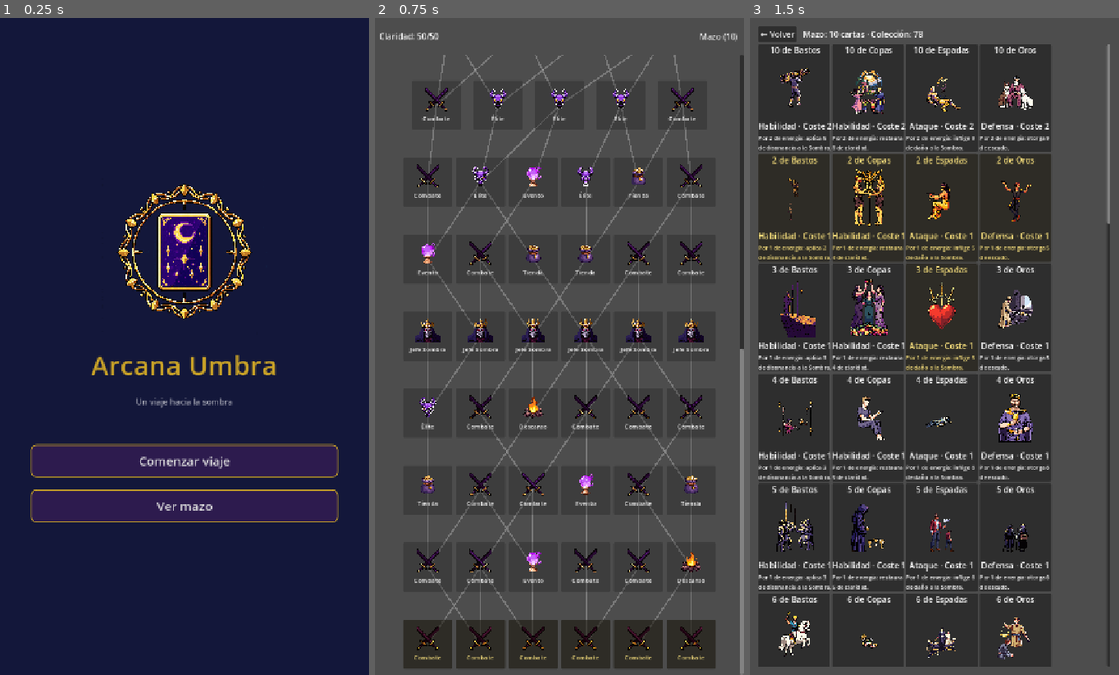
Above: before the commit, frames 1-3 (left to right).
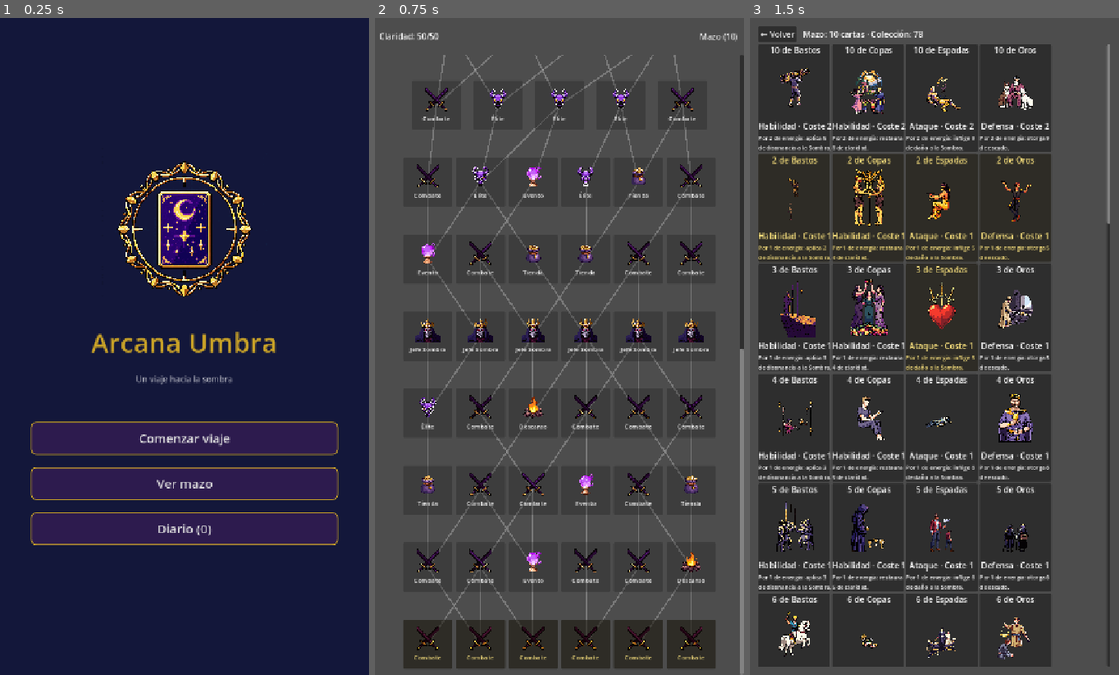
Above: after the commit, the same moments.

Repository: hugolesta/arcana-umbra
Game: Godot game, scene res://scenes/Main.tscn
Same seed, same stepped clock (60 frames per second), same inputs: the game is played once before the commit and once after it.
Inputs:
- Up to frame 1 (0.25 s): no input
- Up to frame 2 (0.75 s): click "Comenzar viaje" at 0.5 s
- Up to frame 3 (1.5 s): click "Mazo (10)" at 1.25 s

The runs differ from the first frame. In frame 1, 18% of the frame differs, in the area x 8-92%, y 21-81%; in frame 2, nothing differs; in frame 3, nothing differs.

Commit message:
Sistema de eventos/journaling: El Espejo del Viajero
- EventScene: en nodos EVENTO se roba una carta del mazo propio (50%
  invertida), se muestra su significado real (derecho/reverso, datos de
  Kabbalah) y una pregunta introspectiva segun su elemento, con escritura
  libre opcional
- Guardar la reflexion da +8 claridad e integra la carta: arranca la
  meta-progresion de cartas_integradas (marcada en el mazo con "Integrada")
- Diario persistente entre runs en user://journal.save (separado del
  guardado del run), visor accesible desde el titulo con boton Diario (N)
- tools/SmokeEvent.tscn: cuarto comando de verificacion (diario,
  persistencia en disco, integracion, claridad) con restauracion del
  estado previo
- CLAUDE.md documenta el sistema y saca eventos/journaling del fuera de
  alcance; la tienda queda como unico placeholder

Co-Authored-By: Claude Fable 5 <noreply@anthropic.com>

Diff:
--- /dev/null
+++ b/scenes/EventScene.tscn
@@ -0,0 +1,10 @@
+[gd_scene load_steps=2 format=3]
+
+[ext_resource type="Script" path="res://scripts/ui/event_scene.gd" id="1_event"]
+
+[node name="EventScene" type="Control"]
+layout_mode = 3
+anchors_preset = 15
+anchor_right = 1.0
+anchor_bottom = 1.0
+script = ExtResource("1_event")
--- /dev/null
+++ b/scenes/JournalScene.tscn
@@ -0,0 +1,10 @@
+[gd_scene load_steps=2 format=3]
+
+[ext_resource type="Script" path="res://scripts/ui/journal_scene.gd" id="1_journal"]
+
+[node name="JournalScene" type="Control"]
+layout_mode = 3
+anchors_preset = 15
+anchor_right = 1.0
+anchor_bottom = 1.0
+script = ExtResource("1_journal")
--- a/scripts/autoload/game_state.gd
+++ b/scripts/autoload/game_state.gd
@@ -4,7 +4,9 @@
 ## genera para poder continuar el run si se cierra la app).
 
 const SAVE_PATH := "user://progress.save"
+const JOURNAL_PATH := "user://journal.save"
 const CARDS_DIR := "res://resources/cards"
+const EVENT_CLARIDAD_REWARD := 8
 
 const STARTER_DECK_NAMES: Array[String] = [
 	"As de Espadas", "2 de Espadas", "3 de Espadas",
@@ -24,9 +26,13 @@
 var map_grid: Array = []  # Array de pisos; cada piso es Array[MapNode]
 var current_node_coord: Vector2i = Vector2i(-1, -1)
 
+# Diario del Viajero: persiste entre runs (no se borra al reiniciar el mapa).
+var journal_entries: Array = []
+
 
 func _ready() -> void:
 	_load_all_cards()
+	load_journal()
 	if not load_progress():
 		start_new_run()
 
@@ -64,6 +70,44 @@
 
 func run_completed() -> bool:
 	return current_node_coord.x == map_grid.size() - 1
+
+
+func reflect_on_card(card: CardData, reversed: bool, question: String, text: String) -> void:
+	journal_entries.append({
+		"fecha": Time.get_datetime_string_from_system(),
+		"carta": card.card_name,
+		"invertida": reversed,
+		"piso": current_node_coord.x,
+		"pregunta": question,
+		"texto": text,
+	})
+	save_journal()
+	if not cartas_integradas.has(card.card_name):
+		cartas_integradas.append(card.card_name)
+	player_claridad = mini(player_claridad + EVENT_CLARIDAD_REWARD, player_max_claridad)
+	save_progress()
+
+
+func save_journal() -> void:
+	var file := FileAccess.open(JOURNAL_PATH, FileAccess.WRITE)
+	if file:
+		file.store_string(JSON.stringify({"entradas": journal_entries}))
+
+
+func load_journal() -> bool:
+	journal_entries.clear()
+	if not FileAccess.file_exists(JOURNAL_PATH):
+		return false
+	var file := FileAccess.open(JOURNAL_PATH, FileAccess.READ)
+	if file == null:
+		return false
+	var parsed: Variant = JSON.parse_string(file.get_as_text())
+	if parsed == null or not (parsed is Dictionary):
+		return false
+	for entry in parsed.get("entradas", []):
+		if entry is Dictionary:
+			journal_entries.append(entry)
+	return true
 
 
 func find_card(card_name: String) -> CardData:
--- a/scripts/main.gd
+++ b/scripts/main.gd
@@ -5,6 +5,8 @@
 const MAP_SCENE := "res://scenes/MapScene.tscn"
 const COMBAT_SCENE := "res://scenes/CombatScene.tscn"
 const DECK_SCENE := "res://scenes/DeckBuilderScene.tscn"
+const EVENT_SCENE := "res://scenes/EventScene.tscn"
+const JOURNAL_SCENE := "res://scenes/JournalScene.tscn"
 
 var _current: Node
 
@@ -20,6 +22,12 @@
 		GameState.start_new_run()
 		show_map())
 	title.deck_requested.connect(show_deck_builder.bind(true))
+	title.journal_requested.connect(show_journal)
+
+
+func show_journal() -> void:
+	var journal: Node = _swap_to(JOURNAL_SCENE)
+	journal.back_requested.connect(show_title)
 
 
 func show_map() -> void:
@@ -42,10 +50,20 @@
 				GameState.player_claridad + 15, GameState.player_max_claridad)
 			GameState.mark_visited(node)
 			show_map()
-		MapNode.NodeType.TIENDA, MapNode.NodeType.EVENTO:
-			# Placeholder: tienda y eventos/journaling llegan en la próxima fase.
+		MapNode.NodeType.EVENTO:
+			_start_event(node)
+		MapNode.NodeType.TIENDA:
+			# Placeholder: la tienda llega en una fase posterior.
 			GameState.mark_visited(node)
 			show_map()
+
+
+func _start_event(node: MapNode) -> void:
+	var event: Node = _swap_to(EVENT_SCENE)
+	event.setup(node)
+	event.finished.connect(func():
+		GameState.mark_visited(node)
+		show_map())
 
 
 func _start_combat(node: MapNode) -> void:
--- a/scripts/ui/deck_builder_scene.gd
+++ b/scripts/ui/deck_builder_scene.gd
@@ -53,6 +53,8 @@
 		meta.append("Signo: %s" % card.zodiac_sign)
 	if card.element:
 		meta.append("Elemento: %s" % card.element)
+	if GameState.cartas_integradas.has(card.card_name):
+		meta.append("✦ Integrada")
 	dialog.dialog_text = "%s\n%s\n\n%s\n\nJugadas: %s" % [
 		" · ".join(meta), card.description,
 		card.upright_meaning.left(400) + "…", card.possible_plays]
--- /dev/null
+++ b/scripts/ui/event_scene.gd
@@ -0,0 +1,134 @@
+extends Control
+## Nodo de EVENTO — El Espejo del Viajero: se roba una carta del propio mazo
+## (al derecho o invertida), se muestra su significado real y una pregunta
+## introspectiva según su elemento. El jugador puede escribir en su diario:
+## reflexionar restaura claridad e integra la carta (cartas_integradas).
+
+signal finished
+
+const REFLECTION_QUESTIONS := {
+	"Fuego": [
+		"¿Qué deseo estás postergando, y qué paso pequeño podrías dar hoy?",
+		"¿Dónde pondrías tu energía si no temieras fallar?",
+	],
+	"Agua": [
+		"¿Qué emoción llevas contigo ahora, y dónde la sientes en el cuerpo?",
+		"¿Qué necesitarías perdonar —o perdonarte— para seguir adelante?",
+	],
+	"Aire": [
+		"¿Qué pensamiento repites últimamente? ¿Es tuyo o heredado?",
+		"¿Qué verdad estás evitando nombrar en voz alta?",
+	],
+	"Tierra": [
+		"¿Qué te sostiene ahora mismo? ¿Qué cuidas y qué descuidas?",
+		"¿Qué hábito pequeño te acercaría a la vida que quieres?",
+	],
+}
+const FALLBACK_QUESTION := "¿Qué te muestra esta carta de ti que preferías no mirar?"
+
+var _node: MapNode
+var _card: CardData
+var _reversed := false
+var _question := FALLBACK_QUESTION
+var _text_edit: TextEdit
+
+
+func _ready() -> void:
+	set_anchors_preset(Control.PRESET_FULL_RECT)
+
+
+func setup(node: MapNode) -> void:
+	_node = node
+	var pool: Array[CardData] = GameState.mazo_permanente
+	if pool.is_empty():
+		pool = GameState.all_cards
+	_card = pool.pick_random()
+	_reversed = randf() < 0.5
+	var questions: Array = REFLECTION_QUESTIONS.get(_card.element, [FALLBACK_QUESTION])
+	_question = questions.pick_random()
+	_build_ui()
+
+
+func _build_ui() -> void:
+	var layout := VBoxContainer.new()
+	layout.set_anchors_preset(Control.PRESET_FULL_RECT)
+	layout.offset_left = 24
+	layout.offset_right = -24
+	layout.offset_top = 24
+	layout.offset_bottom = -24
+	layout.add_theme_constant_override("separation", 12)
+	add_child(layout)
+
+	var header := Label.new()
+	header.text = "El Espejo del Viajero"
+	header.horizontal_alignment = HORIZONTAL_ALIGNMENT_CENTER
+	header.add_theme_font_size_override("font_size", 28)
+	header.add_theme_color_override("font_color", Color("c9a227"))
+	layout.add_child(header)
+
+	if _card.icon:
+		var image := TextureRect.new()
+		image.texture = _card.icon
+		image.custom_minimum_size = Vector2(160, 240)
+		image.expand_mode = TextureRect.EXPAND_IGNORE_SIZE
+		image.stretch_mode = TextureRect.STRETCH_KEEP_ASPECT_CENTERED
+		image.texture_filter = CanvasItem.TEXTURE_FILTER_NEAREST
+		image.flip_h = _reversed
+		image.flip_v = _reversed
+		image.size_flags_horizontal = Control.SIZE_SHRINK_CENTER
+		layout.add_child(image)
+
+	var card_label := Label.new()
+	card_label.text = _card.card_name + (" (invertida)" if _reversed else "")
+	card_label.horizontal_alignment = HORIZONTAL_ALIGNMENT_CENTER
+	card_label.add_theme_font_size_override("font_size", 22)
+	layout.add_child(card_label)
+
+	var meaning_scroll := ScrollContainer.new()
+	meaning_scroll.custom_minimum_size.y = 200
+	meaning_scroll.size_flags_vertical = Control.SIZE_EXPAND_FILL
+	layout.add_child(meaning_scroll)
+
+	var meaning := Label.new()
+	meaning.text = _card.reversed_meaning if _reversed else _card.upright_meaning
+	meaning.autowrap_mode = TextServer.AUTOWRAP_WORD_SMART
+	meaning.size_flags_horizontal = Control.SIZE_EXPAND_FILL
+	meaning.custom_minimum_size.x = 620
+	meaning_scroll.add_child(meaning)
+
+	var question_label := Label.new()
+	question_label.text = _question
+	question_label.autowrap_mode = TextServer.AUTOWRAP_WORD_SMART
+	question_label.horizontal_alignment = HORIZONTAL_ALIGNMENT_CENTER
+	question_label.modulate = Color(1.0, 0.9, 0.6)
+	question_label.add_theme_font_size_override("font_size", 18)
+	layout.add_child(question_label)
+
+	_text_edit = TextEdit.new()
+	_text_edit.placeholder_text = "Escribe aquí tu reflexión (opcional)…"
+	_text_edit.custom_minimum_size.y = 140
+	_text_edit.wrap_mode = TextEdit.LINE_WRAPPING_BOUNDARY
+	layout.add_child(_text_edit)
+
+	var buttons := HBoxContainer.new()
+	buttons.add_theme_constant_override("separation", 12)
+	layout.add_child(buttons)
+
+	var skip := Button.new()
+	skip.text = "Seguir el camino"
+	skip.custom_minimum_size.y = 56
+	skip.size_flags_horizontal = Control.SIZE_EXPAND_FILL
+	skip.pressed.connect(func(): finished.emit())
+	buttons.add_child(skip)
+
+	var save := Button.new()
+	save.text = "Guardar en el diario (+%d claridad)" % GameState.EVENT_CLARIDAD_REWARD
+	save.custom_minimum_size.y = 56
+	save.size_flags_horizontal = Control.SIZE_EXPAND_FILL
+	save.pressed.connect(_on_save_pressed)
+	buttons.add_child(save)
+
+
+func _on_save_pressed() -> void:
+	GameState.reflect_on_card(_card, _reversed, _question, _text_edit.text.strip_edges())
+	finished.emit()
--- /dev/null
+++ b/scripts/ui/journal_scene.gd
@@ -0,0 +1,74 @@
+extends Control
+## Diario del Viajero: lista las reflexiones guardadas en los eventos
+## (persisten entre runs en user://journal.save). Tocar una entrada abre
+## el texto completo con su carta y su pregunta.
+
+signal back_requested
+
+
+func _ready() -> void:
+	set_anchors_preset(Control.PRESET_FULL_RECT)
+	var layout := VBoxContainer.new()
+	layout.set_anchors_preset(Control.PRESET_FULL_RECT)
+	layout.offset_left = 16
+	layout.offset_right = -16
+	layout.offset_top = 16
+	layout.offset_bottom = -16
+	layout.add_theme_constant_override("separation", 8)
+	add_child(layout)
+
+	var top := HBoxContainer.new()
+	layout.add_child(top)
+	var back := Button.new()
+	back.text = "← Volver"
+	back.pressed.connect(func(): back_requested.emit())
+	top.add_child(back)
+	var title := Label.new()
+	title.text = "  Diario del Viajero — %d reflexiones · %d cartas integradas" % [
+		GameState.journal_entries.size(), GameState.cartas_integradas.size()]
+	top.add_child(title)
+
+	var scroll := ScrollContainer.new()
+	scroll.size_flags_vertical = Control.SIZE_EXPAND_FILL
+	layout.add_child(scroll)
+
+	var list := VBoxContainer.new()
+	list.size_flags_horizontal = Control.SIZE_EXPAND_FILL
+	list.add_theme_constant_override("separation", 6)
+	scroll.add_child(list)
+
+	if GameState.journal_entries.is_empty():
+		var empty := Label.new()
+		empty.text = "Aún no hay reflexiones.\nLas escribirás en los nodos de Evento del mapa."
+		empty.horizontal_alignment = HORIZONTAL_ALIGNMENT_CENTER
+		empty.modulate = Color(1, 1, 1, 0.6)
+		list.add_child(empty)
+		return
+
+	var entries := GameState.journal_entries.duplicate()
+	entries.reverse()  # más recientes primero
+	for entry in entries:
+		var button := Button.new()
+		var orientation := " (invertida)" if entry.get("invertida", false) else ""
+		button.text = "%s — %s%s" % [
+			str(entry.get("fecha", "")).split("T")[0],
+			entry.get("carta", "¿?"), orientation]
+		button.custom_minimum_size.y = 48
+		button.alignment = HORIZONTAL_ALIGNMENT_LEFT
+		button.pressed.connect(_show_entry.bind(entry))
+		list.add_child(button)
+
+
+func _show_entry(entry: Dictionary) -> void:
+	var dialog := AcceptDialog.new()
+	var orientation := " (invertida)" if entry.get("invertida", false) else ""
+	dialog.title = str(entry.get("carta", "Reflexión")) + orientation
+	var text: String = str(entry.get("texto", ""))
+	if text.is_empty():
+		text = "(sin texto)"
+	dialog.dialog_text = "%s\n\n%s\n\n%s" % [
+		entry.get("fecha", ""), entry.get("pregunta", ""), text]
+	dialog.dialog_autowrap = true
+	dialog.min_size = Vector2i(600, 0)
+	add_child(dialog)
+	dialog.popup_centered()
--- a/scripts/ui/title_scene.gd
+++ b/scripts/ui/title_scene.gd
@@ -6,6 +6,7 @@
 signal continue_requested
 signal new_run_requested
 signal deck_requested
+signal journal_requested
 
 const EMBLEM_PATH := "res://assets/ui/titulo_emblema.png"
 
@@ -66,6 +67,9 @@
 		"Nuevo viaje" if has_run else "Comenzar viaje",
 		func(): new_run_requested.emit()))
 	layout.add_child(_make_button("Ver mazo", func(): deck_requested.emit()))
+	layout.add_child(_make_button(
+		"Diario (%d)" % GameState.journal_entries.size(),
+		func(): journal_requested.emit()))
 
 
 func _make_button(text: String, on_pressed: Callable) -> Button:
--- /dev/null
+++ b/tools/SmokeEvent.tscn
@@ -0,0 +1,6 @@
+[gd_scene load_steps=2 format=3]
+
+[ext_resource type="Script" path="res://tools/smoke_event.gd" id="1_smoke_event"]
+
+[node name="SmokeEvent" type="Node"]
+script = ExtResource("1_smoke_event")
--- /dev/null
+++ b/tools/smoke_event.gd
@@ -0,0 +1,66 @@
+extends Node
+## Smoke test del sistema de eventos/journaling. Uso:
+##   godot --headless --path . res://tools/SmokeEvent.tscn
+## Instancia EventScene real, guarda una reflexión y comprueba: entrada en el
+## diario, persistencia en disco, carta integrada y claridad restaurada.
+## Restaura el estado previo al terminar para no ensuciar el diario real.
+
+var _frames := 0
+var _event: Node
+var _prev_claridad: int
+var _prev_journal_size: int
+var _prev_integradas: Array[String]
+
+
+func _ready() -> void:
+	_prev_journal_size = GameState.journal_entries.size()
+	_prev_integradas = GameState.cartas_integradas.duplicate()
+	GameState.player_claridad = maxi(GameState.player_claridad - 10, 1)
+	_prev_claridad = GameState.player_claridad
+
+	_event = load("res://scenes/EventScene.tscn").instantiate()
+	add_child(_event)
+	var node := MapNode.new()
+	node.node_type = MapNode.NodeType.EVENTO
+	node.floor_index = 2
+	_event.setup(node)
+
+
+func _process(_delta: float) -> void:
+	_frames += 1
+	if _frames != 10:
+		return
+	var failures: Array[String] = []
+
+	_event._text_edit.text = "reflexión de prueba (smoke test)"
+	var card_name: String = _event._card.card_name
+	_event._on_save_pressed()
+
+	if GameState.journal_entries.size() != _prev_journal_size + 1:
+		failures.append("la entrada no se añadió al diario")
+	elif GameState.journal_entries[-1].get("texto", "") != "reflexión de prueba (smoke test)":
+		failures.append("el texto de la entrada no coincide")
+	if not GameState.cartas_integradas.has(card_name):
+		failures.append("la carta no se integró")
+	if GameState.player_claridad <= _prev_claridad:
+		failures.append("la claridad no aumentó al reflexionar")
+
+	# Persistencia: recargar el diario desde disco debe recuperar la entrada.
+	GameState.journal_entries.clear()
+	GameState.load_journal()
+	if GameState.journal_entries.size() != _prev_journal_size + 1:
+		failures.append("la entrada no persistió en user://journal.save")
+
+	# Restaurar estado previo (no ensuciar el diario real del jugador).
+	GameState.journal_entries.resize(_prev_journal_size)
+	GameState.save_journal()
+	GameState.cartas_integradas = _prev_integradas
+	GameState.save_progress()
+
+	if failures.is_empty():
+		print("SMOKE EVENTO: OK (diario, persistencia, integración, claridad)")
+		get_tree().quit(0)
+	else:
+		for f in failures:
+			print("FALLO: ", f)
+		get_tree().quit(1)
Not shown, added: scripts/ui/event_scene.gd.uid
Not shown, added: scripts/ui/journal_scene.gd.uid
Not shown, added: tools/smoke_event.gd.uid
Not shown, changed: CLAUDE.md
